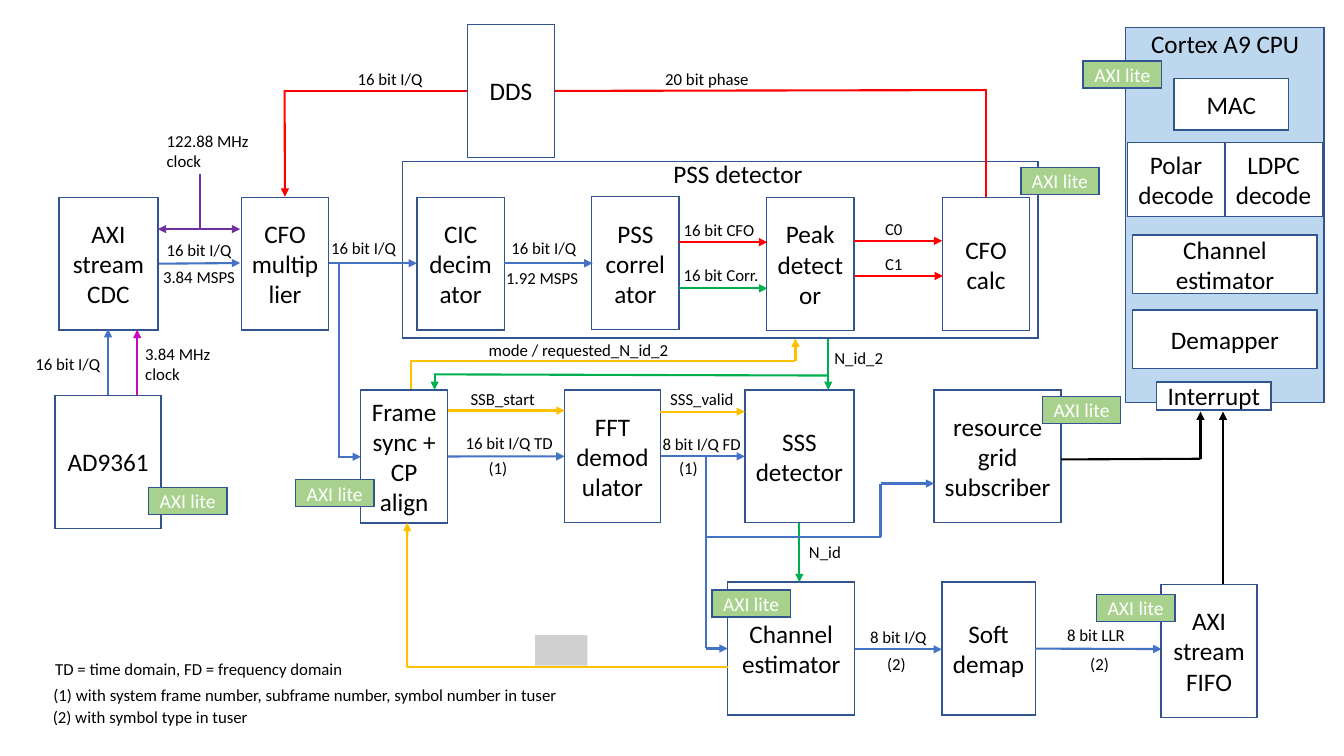
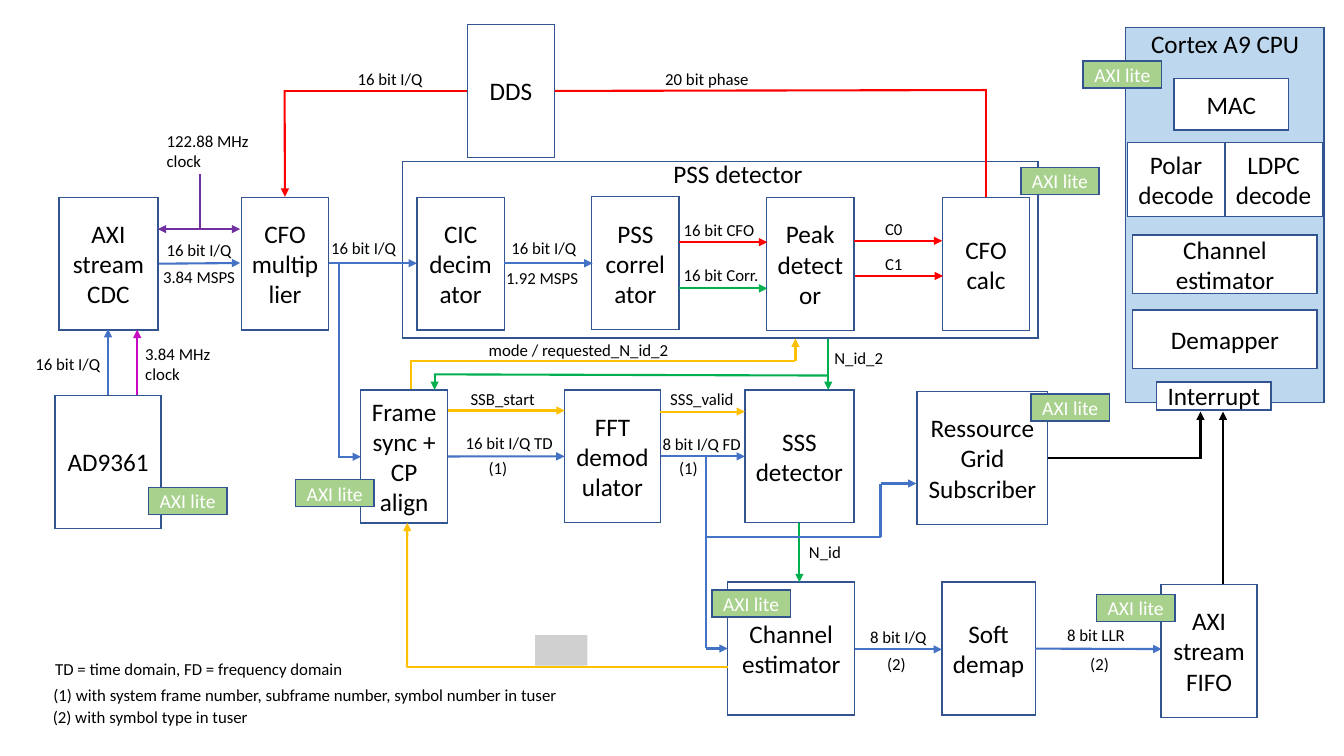
Before and after one commit to catkira/open5G_phy, a slide deck: slide 1 of doc/overview.pptx. Drawn at 1344x756 pixels with LibreOffice and Linux fonts; fonts in the diff are those of the drawing; grey boxes stand for pictures. Boxes give left, top, right and bottom in pixels: in the first picture for what was removed or moved away, otherwise in the second. Text is boxed around its words. In the diff, an @@ line names an element or a change of style, - is before the commit and + after.

```diff
--- a/doc/overview.pptx
+++ b/doc/overview.pptx
@@ rectangle "Ressource Grid Subscriber": place and size @@
-rectangle "Ressource Grid Subscriber" at [935,390,1062,523]
+rectangle "Ressource Grid Subscriber" at [918,391,1049,524]
@@ text in rectangle at [929,417,1036,499]: text changed @@
-resource grid subscriber
+Ressource Grid Subscriber
@@ rectangle "AXI lite": place and size @@
-rectangle "AXI lite" at [1043,396,1121,423]
+rectangle "AXI lite" at [1031,394,1110,421]
@@ line moved from (1062, 460) - (1201, 459) to (1048, 458) - (1201, 458) @@
@@ arrow moved from (881, 484) - (935, 484) to (881, 484) - (917, 484) @@
```
Also in this commit, not shown: 1 other file.
